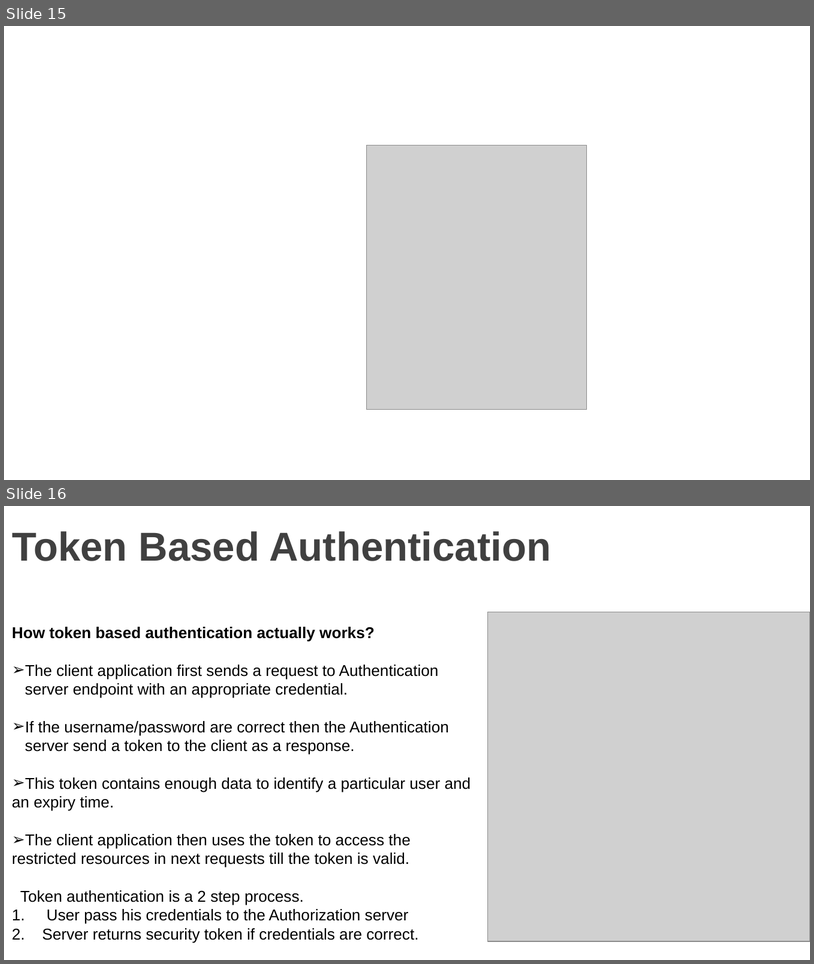
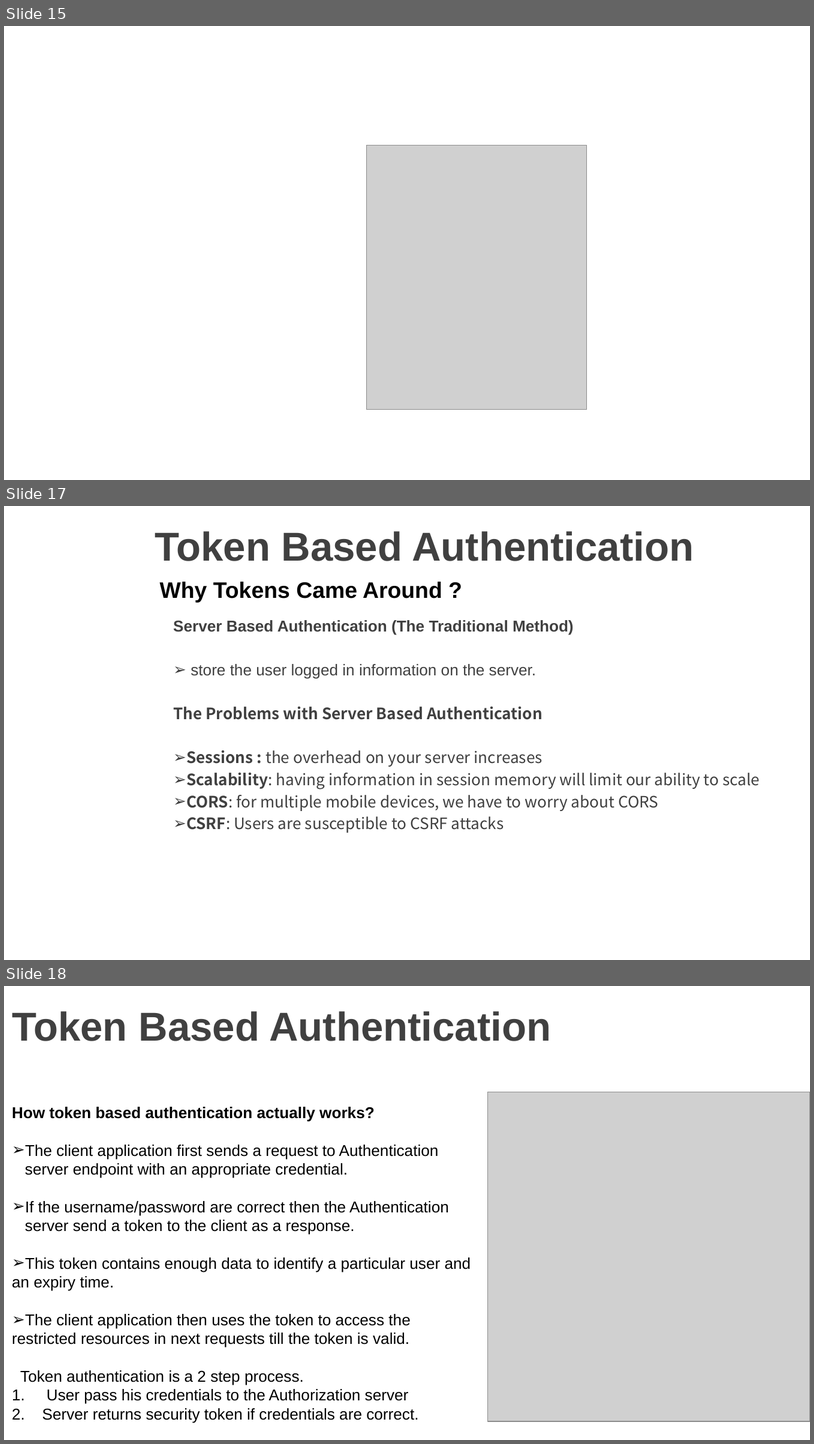
Before and after one commit to vgyureka/DotNetBig, a slide deck: webapiSecurity.pptx. Shown one above the other, each under a label of ours: slides 15 and 16 before the commit, slides 15, 17 and 18 after it; the slides between them are not shown. The pictures are 814x964 and 814x1444 pixels, drawn with LibreOffice and Linux fonts; fonts in the diff are those of the drawing; grey boxes stand for pictures; background and template pictures are left out. Boxes give left, top, right and bottom in pixels: in the first picture for what was removed or moved away, otherwise in the second. Text is boxed around its words. In the diff, an @@ line names an element or a change of style, - is before the commit and + after.

```diff
--- a/webapiSecurity.pptx
+++ b/webapiSecurity.pptx
@@ slide 17 added at bbox=[4, 506, 810, 960], background picture (left out) @@
@@ title added at bbox=[155, 531, 694, 561], 36 pt, text #404040, bold @@
+Token Based Authentication
@@ text added at bbox=[160, 582, 443, 602], 20 pt, text #000000, bold @@
+Why Tokens Came Around ?
@@ text added at bbox=[173, 620, 760, 832], 14 pt, text #404040 @@
+Server Based Authentication (The Traditional Method)
+➢ store the user logged in information on the server.
+The Problems with Server Based Authentication
+➢ Sessions : the overhead on your server increases
+➢ Scalability: having information in session memory will limit our ability to scale
+➢ CORS: for multiple mobile devices, we have to worry about CORS
+➢ CSRF: Users are susceptible to CSRF attacks
@@ what was slide 16 is now slide 18 @@
```
Also in this commit, not shown: 3 slides changed, 7 other slides added.
